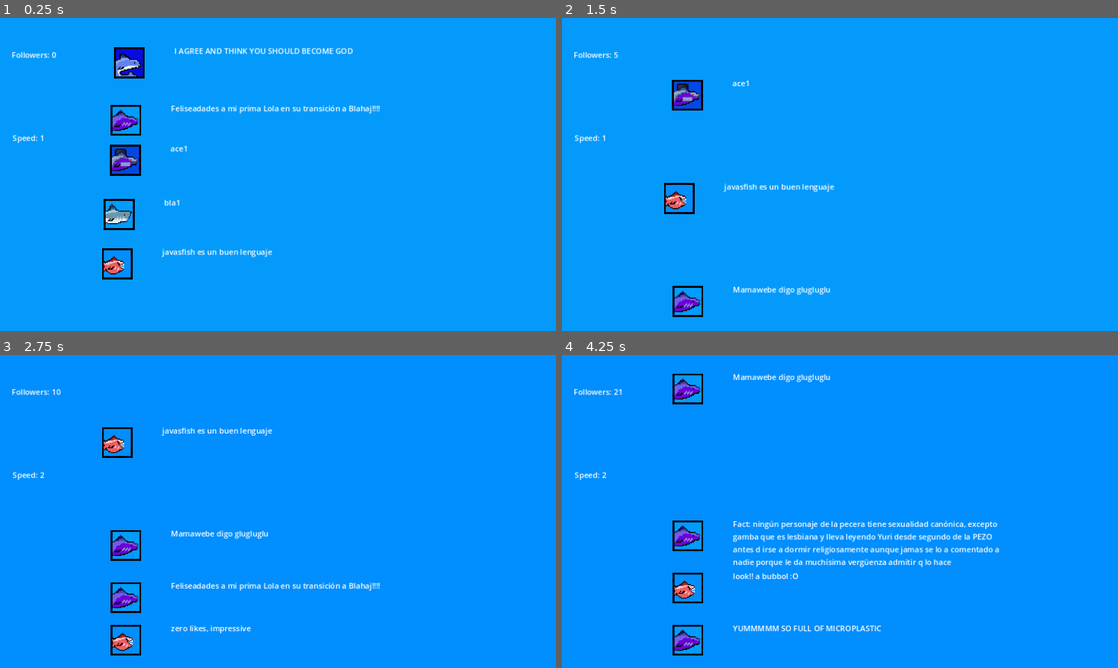
Above: before the commit, frames 1-4 (two rows, left to right).
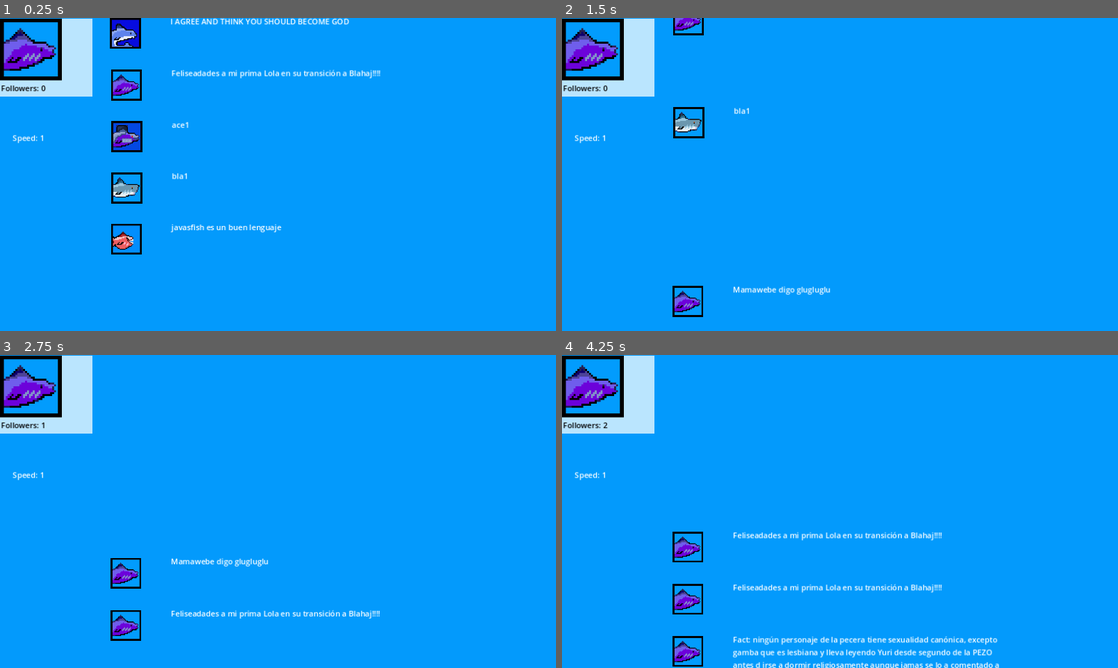
Above: after the commit, the same moments.

Repository: SuperchupuDev/fishtwt
Game: Godot game, scene res://main.tscn
Two runs of this game, one before a commit and one after it. Both use one fixed random seed, a clock stepped at 60 frames per second and the inputs below.
Inputs (mouse positions are in pixels of both pictures, inside the frame that each line leads up to):
- Up to frame 1 (0.25 s): no input
- Up to frame 2 (1.5 s): move the mouse to (840, 111) at 0.52 s; click (840, 111) at 0.67 s; move the mouse to (834, 168) at 1.27 s; click (834, 168) at 1.42 s
- Up to frame 3 (2.75 s): move the mouse to (278, 411) at 2.02 s; click (278, 411) at 2.17 s
- Up to frame 4 (4.25 s): move the mouse to (828, 445) at 2.77 s; click (828, 445) at 2.92 s; move the mouse to (840, 524) at 3.52 s; click (840, 524) at 3.67 s

The runs differ from the first frame. In frame 1, 9.3% of the frame differs, in the area x 0-69%, y 0-84%; in frame 2, 5.0%; in frame 3, 6.8%; in frame 4, 10%, in the area x 0-79%, y 0-100%.

Commit message:
FOLLOWER COUNT

Diff:
--- a/enemyplaceholder.gd
+++ b/enemyplaceholder.gd
@@ -65,7 +65,14 @@
 
 func _on_visible_on_screen_notifier_2d_screen_exited():
 	if Global.points > 0:
-		Global.points -= 1
+		if type == 0 or type == 4:
+			Global.points -= 1
+		elif type == 1:
+			Global.points += 5
+		elif type == 2:
+			Global.points -=5
+		elif type == 3:
+			Global.points -=1
 	print("i died")
 	queue_free()
 
@@ -76,17 +83,27 @@
 func _input_event(_viewport, event: InputEvent, _shape_idx):
 	if  event is InputEventMouseButton and event.pressed and event.button_index == MOUSE_BUTTON_LEFT:
 		var old_points = Global.points
-		if type == 0:
+		if type == 0 or type == 4:
 			Global.points += 1
-		else:
-			Global.points += 5
+		elif Global.points > 0:
+			if type == 1:
+				Global.points -=5
+			elif type == 2:
+				Global.points -=10
+		elif type == 3:
+			Global.point +=1
 		if old_points < 10 and Global.points >= 10:
 			Global.speed = 2
 		elif old_points < 30 and Global.points >= 30:
 			Global.speed = 3
-		elif old_points < 50 and Global.points >=50:
+		elif old_points < 70 and Global.points >=70:
 			Global.speed = 4
-		elif old_points < 70 and Global.points >=70:
+		elif old_points < 100 and Global.points >=100:
 			Global.speed = 5
 		print("clicked");
 		queue_free()
+	elif event is InputEventMouseButton and event.pressed and event.button_index == MOUSE_BUTTON_RIGHT:
+		if type == 2:
+			Global.points +=5
+		elif Global.points > 0:
+			Global.points -= 1
--- a/main.tscn
+++ b/main.tscn
@@ -1,8 +1,9 @@
-[gd_scene load_steps=4 format=3 uid="uid://crrf5f38q8sth"]
+[gd_scene load_steps=5 format=3 uid="uid://crrf5f38q8sth"]
 
 [ext_resource type="Script" path="res://manager.gd" id="1_flxs4"]
 [ext_resource type="PackedScene" uid="uid://u3m4fscl81jc" path="res://enemyplaceholder.tscn" id="1_qtrvh"]
 [ext_resource type="Texture2D" uid="uid://dnfc8hmbmlmkb" path="res://BACKGROUND11.png" id="2_txlmu"]
+[ext_resource type="Texture2D" uid="uid://brue3rrv8kcr7" path="res://followercount1.png" id="3_4mxx1"]
 
 [node name="Node2D" type="Node2D"]
 script = ExtResource("1_flxs4")
@@ -11,30 +12,35 @@
 position = Vector2(576, 324)
 texture = ExtResource("2_txlmu")
 
+[node name="Sprite2D2" type="Sprite2D" parent="."]
+position = Vector2(96, 82)
+texture = ExtResource("3_4mxx1")
+
 [node name="Mob" parent="." instance=ExtResource("1_qtrvh")]
-position = Vector2(576, 246)
+position = Vector2(577, 173)
 
 [node name="Mob4" parent="." instance=ExtResource("1_qtrvh")]
-position = Vector2(583, 127)
+position = Vector2(575, 66)
 type = 3
 
 [node name="Mob5" parent="." instance=ExtResource("1_qtrvh")]
-position = Vector2(562, 441)
+position = Vector2(578, 386)
 type = 4
 
 [node name="Mob3" parent="." instance=ExtResource("1_qtrvh")]
-position = Vector2(575, 329)
+position = Vector2(578, 280)
 type = 2
 
 [node name="Mob2" parent="." instance=ExtResource("1_qtrvh")]
-position = Vector2(558, 543)
+position = Vector2(577, 492)
 type = 1
 
 [node name="Label" type="Label" parent="."]
-offset_left = 24.0
-offset_top = 65.0
-offset_right = 163.0
-offset_bottom = 121.0
+offset_left = 2.0
+offset_top = 134.0
+offset_right = 191.0
+offset_bottom = 159.0
+theme_override_colors/font_color = Color(0, 0, 0, 1)
 text = "Followers: 0"
 
 [node name="Label2" type="Label" parent="."]
Binary file added: followercount1.png
Not shown, added: followercount1.png.import
